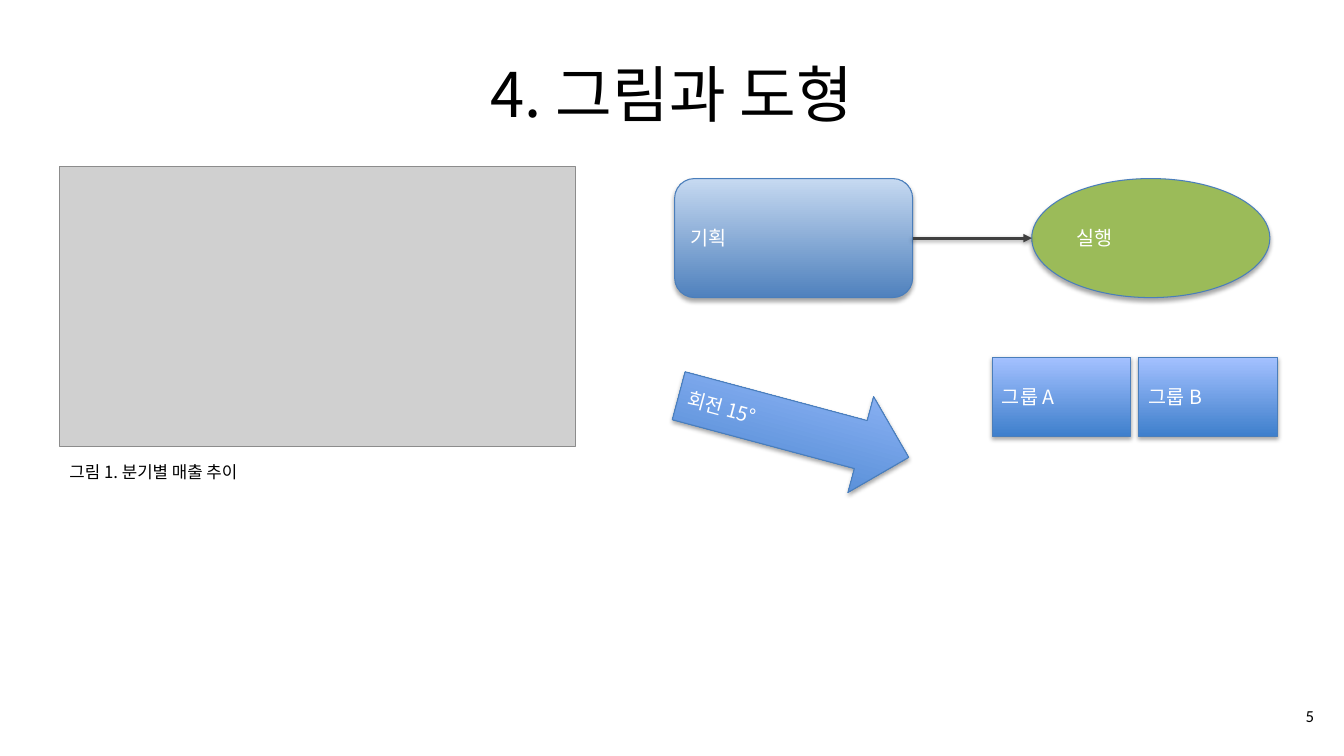
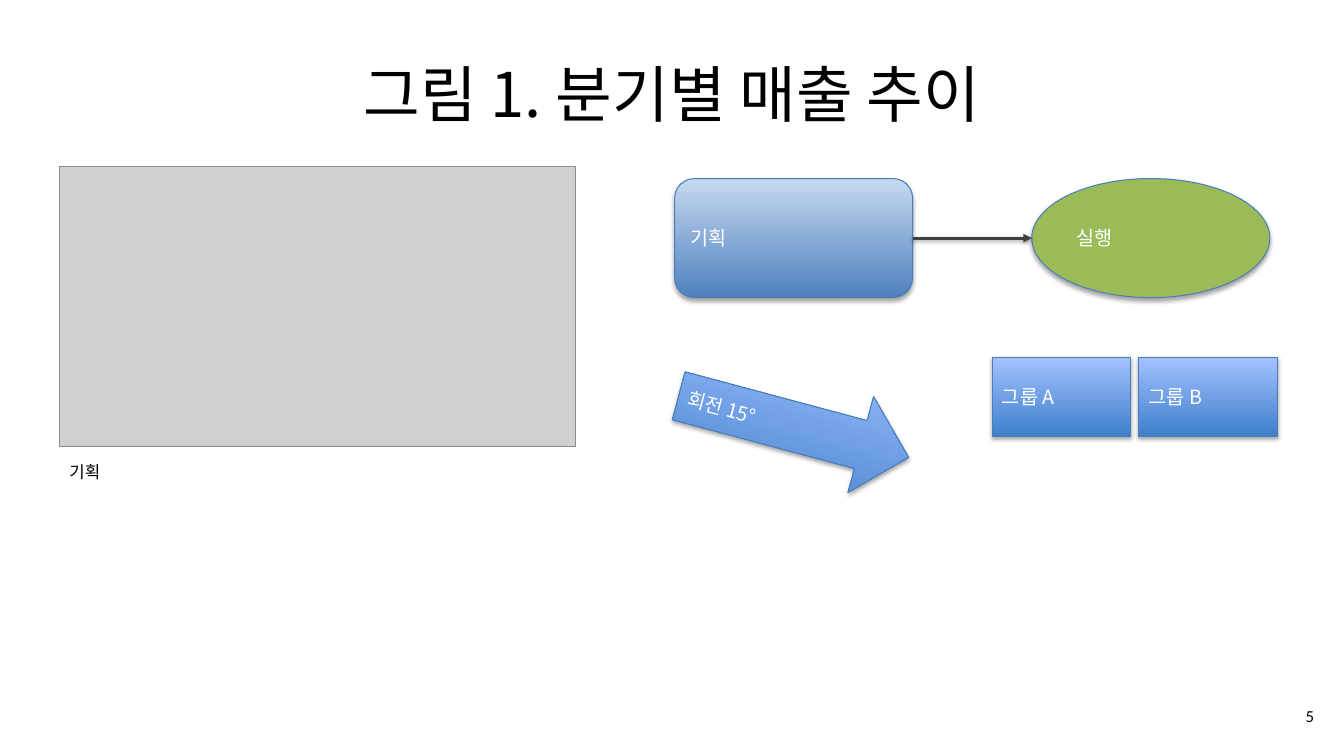
Before and after one commit to unrimit7/MyMemo-App, a slide deck: slide 5 of docs/office-upgrade/out/PPT_A_사업보고_한쇼_수정저장결과.pptx. Drawn at 1344x756 pixels with LibreOffice and Linux fonts; fonts in the diff are those of the drawing; grey boxes stand for pictures. Boxes give left, top, right and bottom in pixels: in the first picture for what was removed or moved away, otherwise in the second. Text is boxed around its words. In the diff, an @@ line names an element or a change of style, - is before the commit and + after.

```diff
--- a/docs/office-upgrade/out/PPT_A_사업보고_한쇼_수정저장결과.pptx
+++ b/docs/office-upgrade/out/PPT_A_사업보고_한쇼_수정저장결과.pptx
@@ title at (363,65,980,122): text changed @@
-4. 그림과 도형
+그림 1. 분기별 매출 추이
@@ text at (69,464,100,480): text changed @@
-그림 1. 분기별 매출 추이
+기획
```
Also in this commit, not shown: 7 other slides changed, 44 other files.
